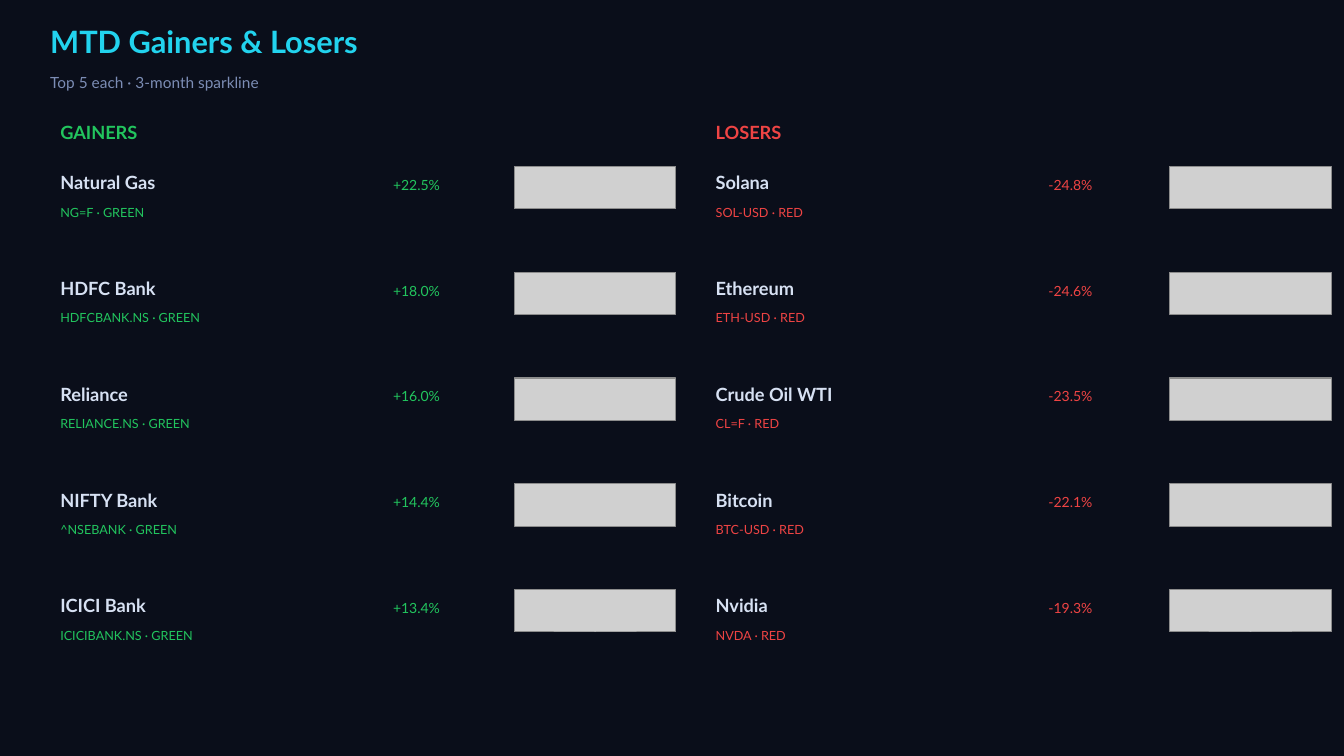
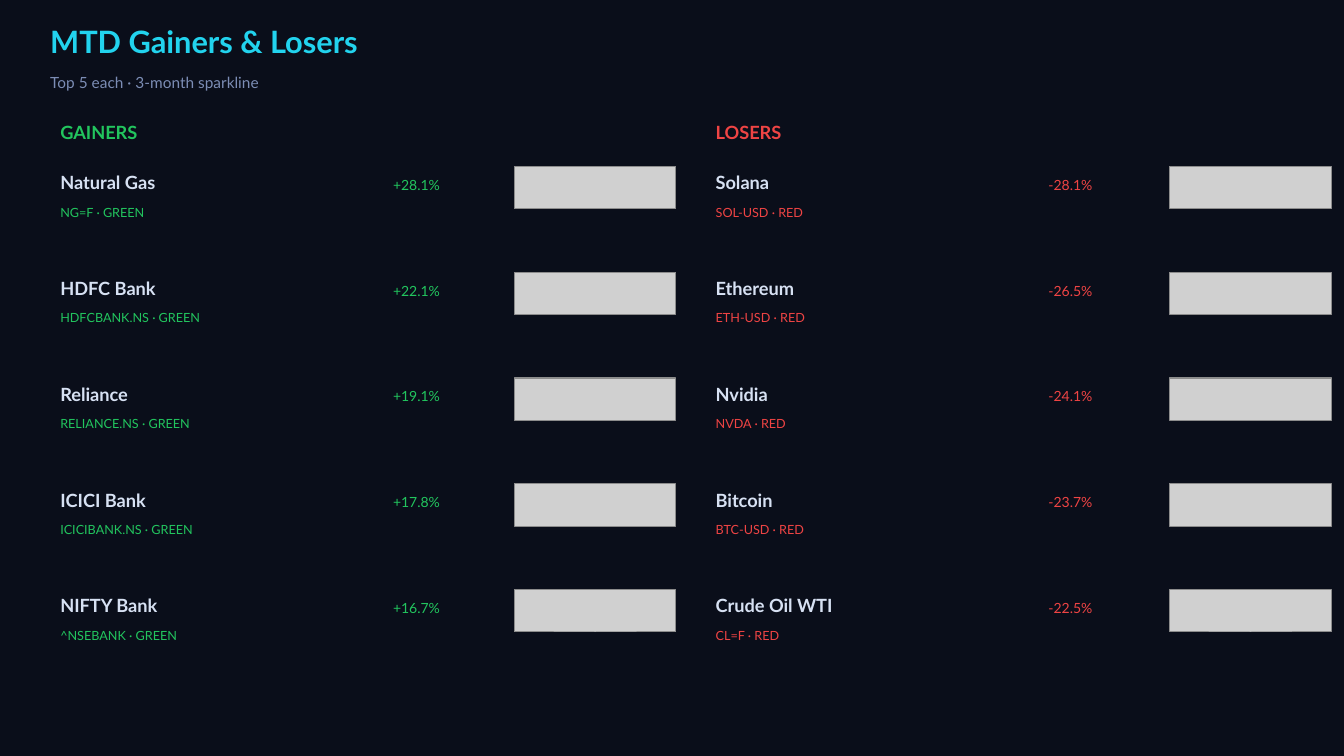
Before and after one commit to Pravkum23/pmr-terminal, a slide deck: slide 2 of docs/pmr_daily.pptx. Drawn at 1344x756 pixels with LibreOffice and Linux fonts; fonts in the diff are those of the drawing; grey boxes stand for pictures. Boxes give left, top, right and bottom in pixels: in the first picture for what was removed or moved away, otherwise in the second. Text is boxed around its words. In the diff, an @@ line names an element or a change of style, - is before the commit and + after.

```diff
--- a/docs/pmr_daily.pptx
+++ b/docs/pmr_daily.pptx
@@ text at (393, 180, 440, 190): text changed @@
-+22.5%
++28.1%
@@ text at (1048, 180, 1092, 190): text changed @@
--24.8%
+-28.1%
@@ text at (393, 286, 440, 296): text changed @@
-+18.0%
++22.1%
@@ text at (1048, 286, 1092, 296): text changed @@
--24.6%
+-26.5%
@@ text at (716, 387, 768, 401): text changed @@
-Crude Oil WTI
+Nvidia
@@ text at (393, 391, 440, 401): text changed @@
-+16.0%
++19.1%
@@ text at (716, 419, 786, 428): text changed @@
-CL=F · RED
+NVDA · RED
@@ text at (1048, 391, 1092, 401): text changed @@
--23.5%
+-24.1%
@@ text at (60, 493, 146, 507): text changed @@
-NIFTY Bank
+ICICI Bank
@@ text at (393, 497, 440, 507): text changed @@
-+14.4%
++17.8%
@@ text at (1048, 497, 1092, 507): text changed @@
--22.1%
+-23.7%
@@ text at (60, 525, 192, 534): text changed @@
-^NSEBANK · GREEN
+ICICIBANK.NS · GREEN
@@ text at (60, 598, 157, 612): text changed @@
-ICICI Bank
+NIFTY Bank
@@ text at (716, 598, 832, 612): text changed @@
-Nvidia
+Crude Oil WTI
@@ text at (393, 603, 440, 613): text changed @@
-+13.4%
++16.7%
@@ text at (1048, 603, 1092, 613): text changed @@
--19.3%
+-22.5%
@@ text at (60, 631, 177, 640): text changed @@
-ICICIBANK.NS · GREEN
+^NSEBANK · GREEN
@@ text at (716, 631, 779, 640): text changed @@
-NVDA · RED
+CL=F · RED
```
Also in this commit, not shown: 3 other slides changed, 2 other files.
